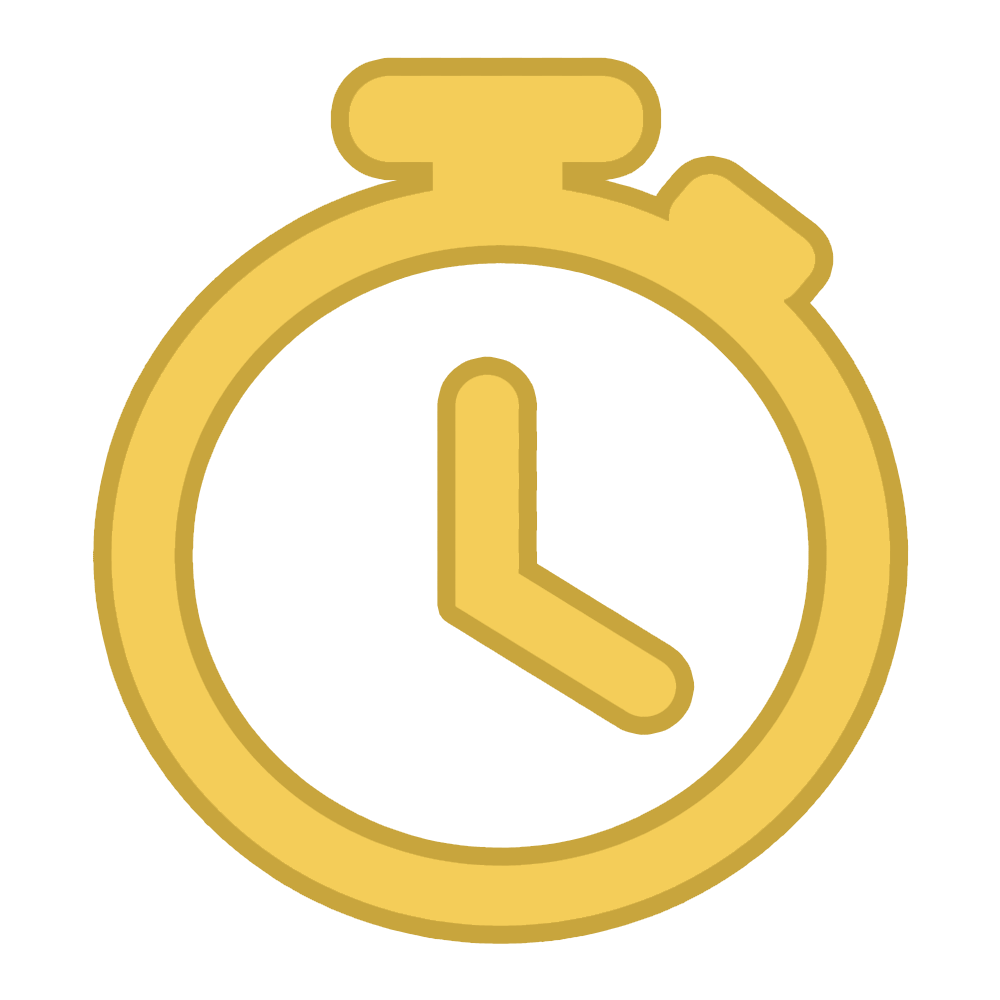
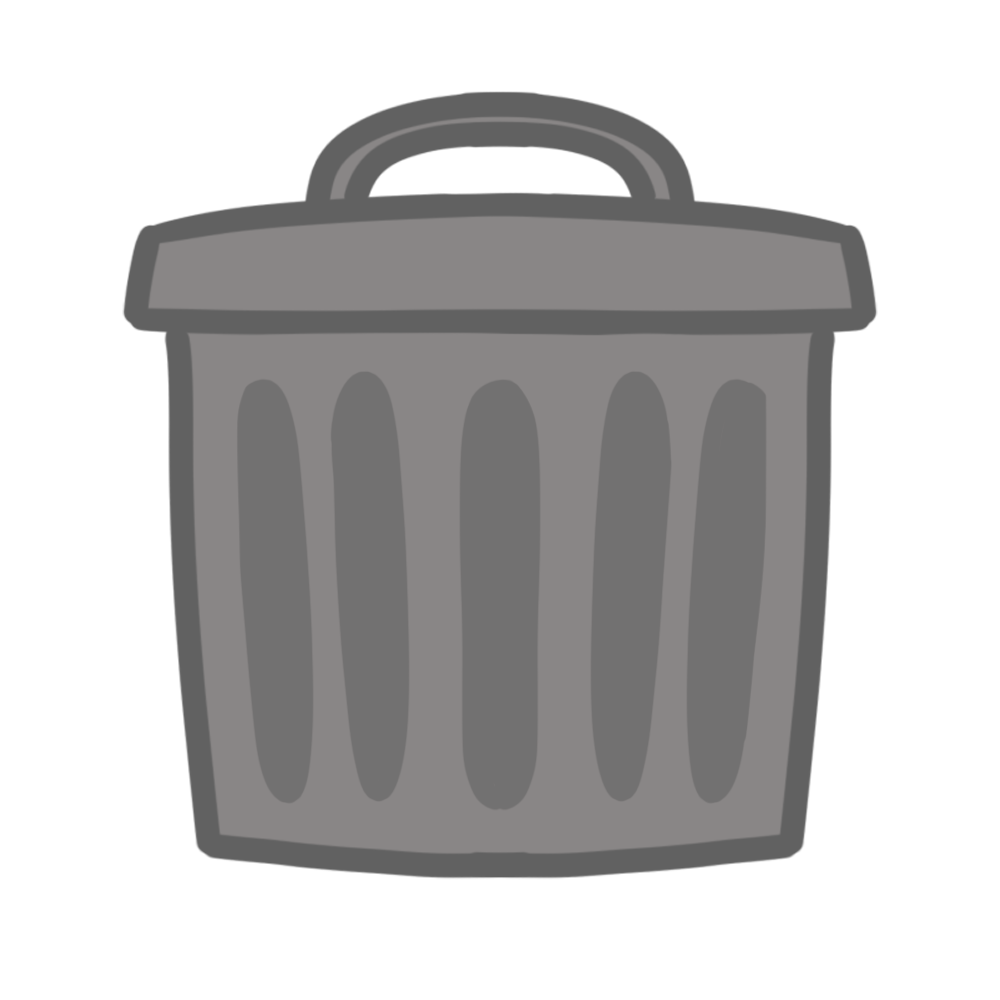
Layers edited between the first and the second 1000 × 1000 image:
added layer "Layer 7" (57%) above "Layer 5" over [235, 320, 831, 812]
added layer "Layer 5" above "Layer 4" over [92, 57, 909, 944]
added layer "Layer 4" above "Layer 6" over [122, 91, 878, 880]
added layer "Layer 6" above "Layer 3" over [140, 102, 863, 869]
hid "Layer 3" over [92, 57, 909, 944]
